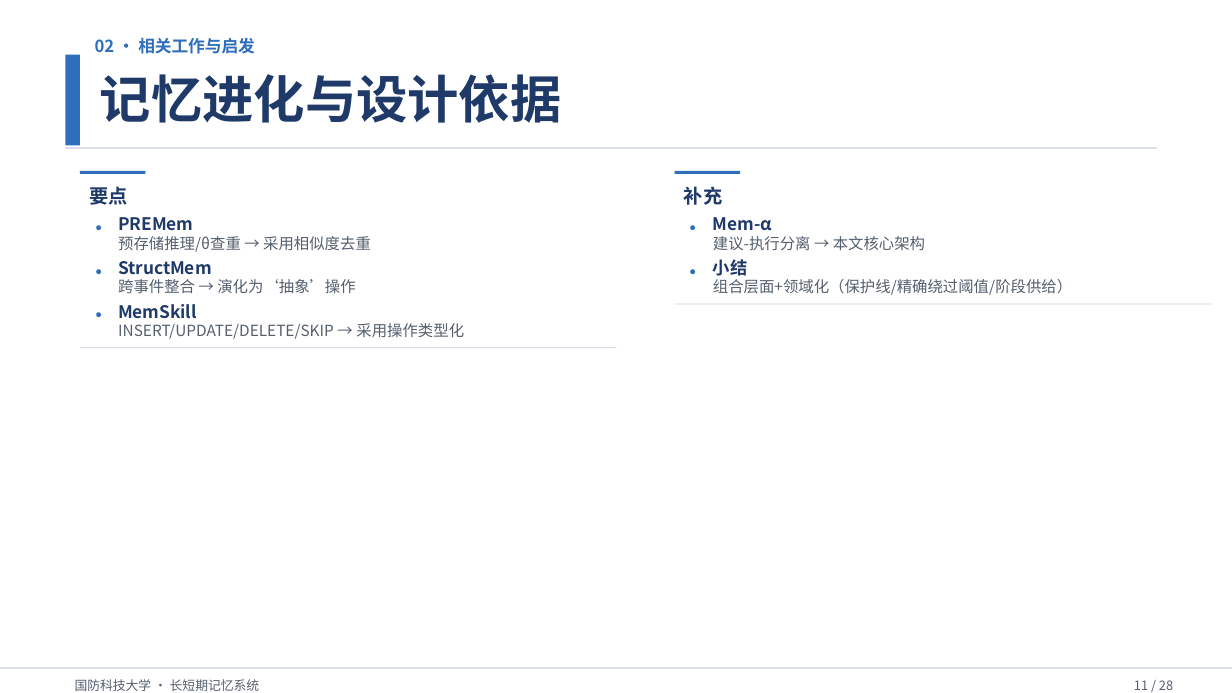
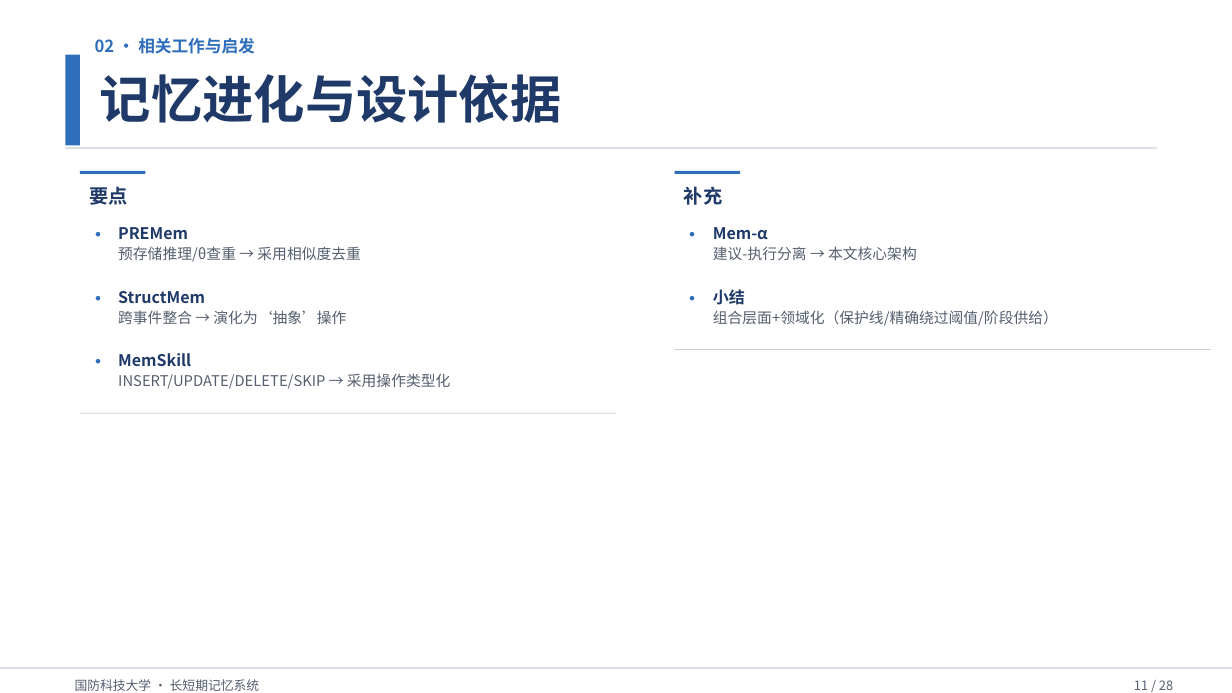
Before and after one commit to Outer-nebula-observer/yz-03, a slide deck: slide 11 of 汇报PPT/最终汇报成果.pptx. Drawn at 1232x693 pixels with LibreOffice and Linux fonts; fonts in the diff are those of the drawing. Boxes give left, top, right and bottom in pixels: in the first picture for what was removed or moved away, otherwise in the second. Text is boxed around its words. In the diff, an @@ line names an element or a change of style, - is before the commit and + after.

```diff
--- a/汇报PPT/最终汇报成果.pptx
+++ b/汇报PPT/最终汇报成果.pptx
@@ text "•": place and size @@
-text "•" at bbox=[80, 212, 106, 238]
+text "•" at bbox=[80, 219, 106, 245]
@@ text "•": place and size @@
-text "•" at bbox=[675, 212, 701, 238]
+text "•" at bbox=[675, 219, 701, 245]
@@ 4 texts: place and size @@
-4 texts at bbox=[118, 217, 925, 252]
+4 texts at bbox=[118, 227, 917, 262]
@@ 6 texts: place and size @@
-6 texts at bbox=[80, 255, 1072, 295]
+6 texts at bbox=[80, 283, 1058, 326]
@@ 3 texts: place and size @@
-3 texts at bbox=[80, 299, 464, 339]
+3 texts at bbox=[80, 347, 450, 389]
@@ size 15 to 14 pt in 5 elements at bbox=[80, 219, 106, 245], bbox=[675, 219, 701, 245], bbox=[80, 283, 106, 309], bbox=[675, 283, 701, 309], bbox=[80, 347, 106, 372] @@
@@ size 13.5 to 12.5 pt in 5 elements at bbox=[118, 227, 188, 239], bbox=[713, 227, 768, 239], bbox=[118, 291, 205, 303], bbox=[713, 289, 745, 305], bbox=[118, 353, 191, 366] @@
@@ rectangle: place and size @@
-rectangle at bbox=[675, 304, 1212, 305]
+rectangle at bbox=[675, 349, 1212, 350]
@@ size 12 to 11.5 pt in 5 elements at bbox=[118, 246, 360, 262], bbox=[713, 246, 917, 260], bbox=[118, 310, 346, 324], bbox=[713, 310, 1058, 326], bbox=[118, 373, 450, 389] @@
@@ rectangle: place and size @@
-rectangle at bbox=[80, 348, 617, 348]
+rectangle at bbox=[80, 413, 617, 414]
```
Also in this commit, not shown: 18 other slides changed, 1 other file.
